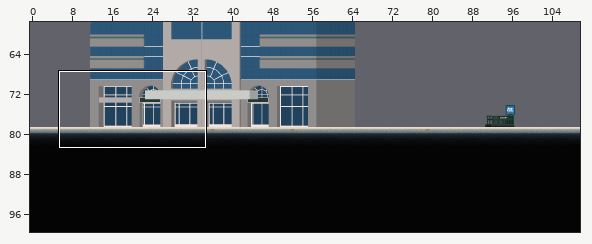
Two states of a Tiled map, Aftamath/assets/maps/BusinessDistrict.tmx. The first picture is a wide view before the edit; the outline marks the close-up.
Close-up. Before the edit:
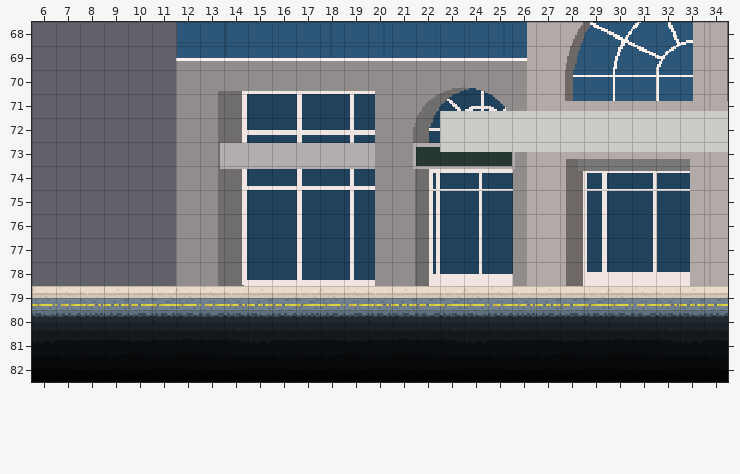
Cells are 16x16 px. Shown: x 6..34, y 68..82. The commit also changed other parts of the map, which this record leaves out.
New version:
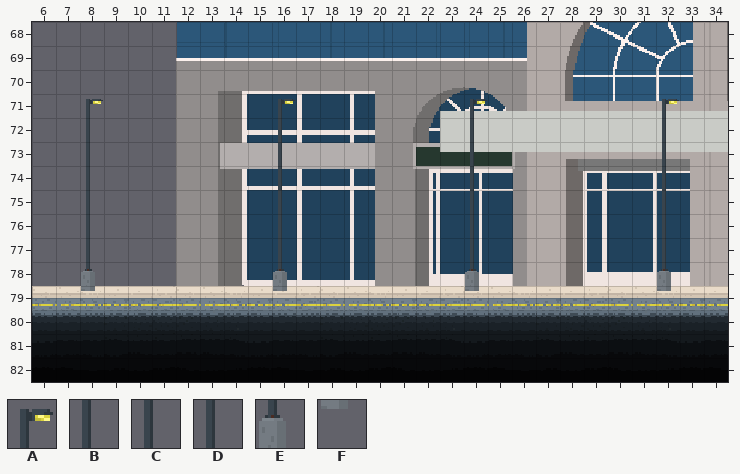
Key: from "Tiledtest": A 10, B 82, C 154, D 226, E 370, F 442.
_ is an empty cell, . an unchanged one.
The edit:
--- layer "fg"
@@ x 8..32 @@
-71 _......._......._......._
-72 _......._......._......._
-73 _......._......._......._
-74 _......._......._......._
-75 _......._......._......._
-76 _......._......._......._
-77 _......._......._......._
-78 _......._......._......._
-79 _......._......._......._
+71 A.......A.......A.......A
+72 B.......B.......B.......B
+73 C.......C.......C.......C
+74 D.......D.......D.......D
+75 D.......D.......D.......D
+76 D.......D.......D.......D
+77 D.......D.......D.......D
+78 E.......E.......E.......E
+79 F.......F.......F.......F
